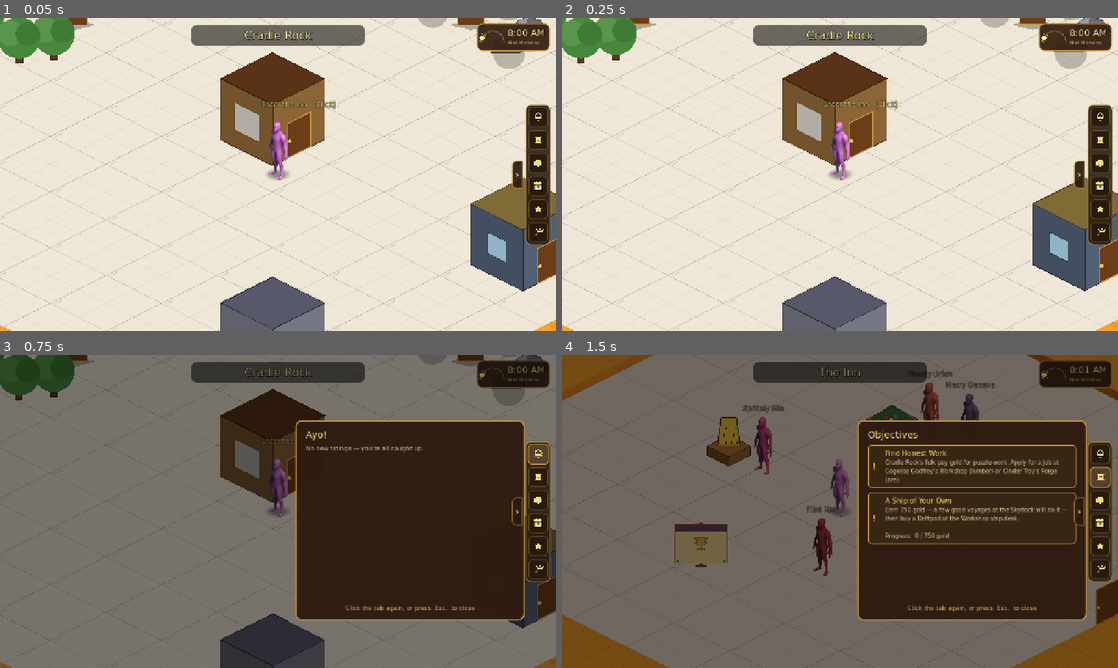
Above: before the commit, frames 1-4 (two rows, left to right).
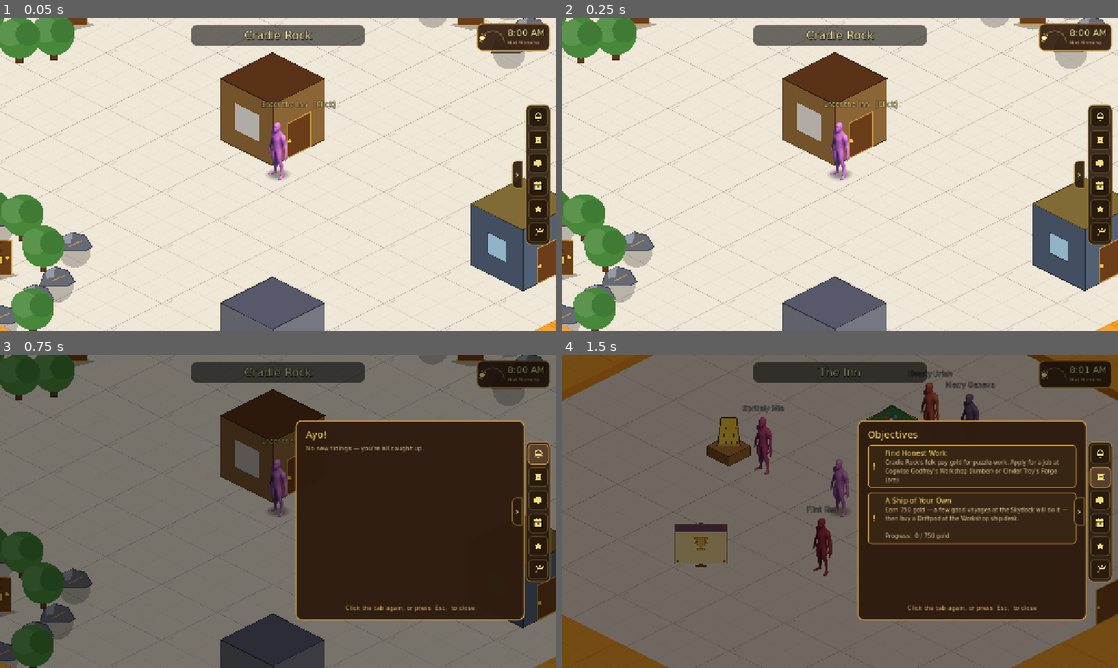
Above: after the commit, the same moments.

Repository: TairoyZone/shivaliva-shanty
Game: Godot game, scene res://tools/shot_scenes.tscn
The game is run twice, just before and just after one commit, with the same random seed, the same clock (stepped at 60 frames per second) and the same inputs. This scene is started directly instead of the project's main scene.
Inputs (mouse positions are in pixels of both pictures, inside the frame that each line leads up to):
- Up to frame 1 (0.05 s): no input
- Up to frame 2 (0.25 s): no input
- Up to frame 3 (0.75 s): click "0" at 0.5 s
- Up to frame 4 (1.5 s): click (1101, 477) at 1.27 s

The runs differ from the first frame. In frame 1, 4.0% of the frame differs, in the area x 0-17%, y 55-100%; in frame 2, 4.0%; in frame 3, 4.0%; in frame 4, nothing differs.

Commit message:
feat(progression): key items lock the Mine / Grove / Jungle doors
Three gated doors on Cradle Rock, each opened by an earned KEY item kept in the
backpack (Troy 2026-06-16):
- Mine door  -> key_mine,  earned by applying for the digging job at the Forge
- Grove door -> key_grove, earned by applying for the lumber job at the Workshop
- Jungle Ordeal door -> key_jungle, earned by clearing the Cradle Gym ladder

Pieces:
- ITEM_DEFS: key_mine/key_grove/key_jungle (max_stack 1, value 0) + a procedural
  KeyIcon (tinted per key) shown in the backpack
- PlayerState.grant_key (idempotent) — called at the job-apply (_set_hired) +
  ladder_complete; a load-time backfill mints keys for saves that earned the
  hire/champion BEFORE keys existed
- Door: required_key + locked_hint exports; a padlock draws over a locked door,
  and clicking it shows the hint (how to earn the key) instead of changing scene
- shore.tscn: the three doors carry their required_key + hint

Verified: parse + a headless test (grant idempotent, door locks/unlocks by key,
ladder clear grants the jungle key) + screenshots (padlock on the Mine door, the
three keys in the backpack).

Co-Authored-By: Claude Opus 4.8 (1M context) <noreply@anthropic.com>

Diff:
--- a/autoloads/player_state.gd
+++ b/autoloads/player_state.gd
@@ -149,12 +149,21 @@
 ## The canonical item id for raw ore (mined at the Mine, delivered to
 ## Cinder Troy at the Forge).
 const ITEM_ORE : String = "ore"
+## Door KEYS — earned items (1 max), kept forever; each unlocks a gated door on Cradle Rock. Mine = apply
+## for the digging job (Forge); Grove = apply for the lumber job (Workshop); Jungle = beat the gym ladder.
+## See [method grant_key] + the [Door] `required_key`.
+const KEY_MINE : String = "key_mine"
+const KEY_GROVE : String = "key_grove"
+const KEY_JUNGLE : String = "key_jungle"
 ## Per-item definitions. max_stack is how many fit in one slot — Troy
 ## chose a "tight" backpack (small stacks) so space pressure is felt
 ## early and expansion matters.
 const ITEM_DEFS : Dictionary = {
 	"wood": {"name": "Wood", "max_stack": 50, "value": 1},   # value = the canonical delivery sale rate (WOOD_TO_GOLD_RATE),
 	"ore": {"name": "Ore", "max_stack": 50, "value": 2},     # so NPC barter can never out-pay the dedicated delivery sinks
+	"key_mine": {"name": "Mine Key", "max_stack": 1, "value": 0},     # keys are kept, not sold (value 0)
+	"key_grove": {"name": "Grove Key", "max_stack": 1, "value": 0},
+	"key_jungle": {"name": "Jungle Key", "max_stack": 1, "value": 0},
 }
 ## Fallback stack cap for any item missing from ITEM_DEFS.
 const DEFAULT_MAX_STACK : int = 50
@@ -734,6 +743,8 @@
 	gym_ladder_beats.append(who)
 	_save()
 	check_new_trophies()   # clearing the top earns the Gym Champion trophy — toast it the moment it lands
+	if ladder_complete():
+		grant_key(KEY_JUNGLE)   # beating the gym hands you the Jungle Key — unlocks the Jungle Ordeal door
 	return true
 
 ## The next rung to fight (the first roster member not yet beaten), or "" if the ladder is cleared.
@@ -1050,6 +1061,19 @@
 		var iname : String = String((ITEM_DEFS.get(item_id, {}) as Dictionary).get("name", item_id.capitalize()))
 		log_event("+%d %s" % [count - remaining, iname], Color(0.78, 0.92, 0.7))
 	return remaining
+
+
+## Hand the player a door KEY (idempotent — at most one of each; kept forever). The key lands in the
+## backpack and unlocks its [Door] (`required_key`). No-op + returns false if already held. Used at the
+## job-apply (Mine/Grove keys) + the gym-ladder clear (Jungle key) + the load-time backfill.
+func grant_key(key_id: String) -> bool:
+
+	if item_count(key_id) > 0:
+		return false
+	add_item(key_id, 1)   # toasts "+1 <Key>" + lands it in the bag
+	var kname : String = String((ITEM_DEFS.get(key_id, {}) as Dictionary).get("name", "A key"))
+	log_event("%s in hand — it unlocks a door on Cradle Rock for good." % kname, Color(0.96, 0.86, 0.4))
+	return true
 
 
 ## Remove up to [param count] of [param item_id]. Returns the amount
@@ -2570,6 +2594,15 @@
 					inventory[i] = {"id": w, "count": 1}
 					break
 		owned_weapons = [SkirmishWeapon.DEFAULT_WEAPON]
+	# Door-keys backfill (2026-06-16): older saves earned the hire / gym-champion BEFORE keys existed, so
+	# they hold no key item and would be locked out. Mint the keys their progress already entitles them to.
+	# Direct slot inserts (skip add_item's toast/log — silent on load) only when the bag lacks the key.
+	for pair in [[hired_at_forge, KEY_MINE], [hired_at_workshop, KEY_GROVE], [ladder_complete(), KEY_JUNGLE]]:
+		if bool(pair[0]) and item_count(String(pair[1])) == 0:
+			for i in inventory.size():
+				if (inventory[i] as Dictionary).is_empty():
+					inventory[i] = {"id": String(pair[1]), "count": 1}
+					break
 	_suppress_save = false
 	# Mark already-earned trophies as seen so loading never spam-toasts; only live earns notify.
 	_seed_trophies_seen()
--- a/buildings/workshop/hiring_board/hiring_board.gd
+++ b/buildings/workshop/hiring_board/hiring_board.gd
@@ -184,8 +184,10 @@
 
 	if job == Job.FORGE:
 		PlayerState.hired_at_forge = true
+		PlayerState.grant_key(PlayerState.KEY_MINE)     # the digging job hands you the Mine Key
 	else:
 		PlayerState.hired_at_workshop = true
+		PlayerState.grant_key(PlayerState.KEY_GROVE)    # the lumber job hands you the Grove Key
 
 
 func _on_close_pressed() -> void:
--- a/interface/inventory_panel/inventory_panel.gd
+++ b/interface/inventory_panel/inventory_panel.gd
@@ -1014,12 +1014,23 @@
 
 
 # Per-item icon. Wood/ore reuse the procedural icons; unknown items get a placeholder swatch.
+## Per-key metal hue so the three door keys read apart in the backpack (the [KeyIcon] tint).
+const KEY_TINTS : Dictionary = {
+	"key_mine": Color(0.66, 0.70, 0.76, 1.0),    # iron grey — the Mine
+	"key_grove": Color(0.55, 0.78, 0.42, 1.0),   # mossy green — the Grove
+	"key_jungle": Color(0.95, 0.78, 0.32, 1.0),  # gold — the Jungle Ordeal
+}
+
 func _make_item_icon(item_id: String) -> Control:
 
 	if item_id == PlayerState.ITEM_WOOD:
 		return WoodIcon.new()
 	if item_id == PlayerState.ITEM_ORE:
 		return OreIcon.new()
+	if item_id.begins_with("key_"):   # door keys — one icon, tinted per key so they read apart
+		var k : KeyIcon = KeyIcon.new()
+		k.key_tint = KEY_TINTS.get(item_id, Color(0.95, 0.82, 0.32, 1.0))
+		return k
 	if PlayerState.is_weapon(item_id):   # weapons are items now — draw their weapon icon
 		var w : WeaponIcon = WeaponIcon.new()
 		w.weapon_id = item_id
--- /dev/null
+++ b/interface/key_icon.gd
@@ -0,0 +1,46 @@
+## Procedural KEY icon — a small Control drawn via [_draw], no texture. A classic key: a round bow (head)
+## with a hole, a shaft, and a two-tooth bit. The [member key_tint] sets the metal hue so the three door
+## keys (Mine / Grove / Jungle) read apart at a glance in the backpack. Used by [InventoryPanel] for any
+## "key_*" item. Resize via [member custom_minimum_size]; the key fills the smallest dimension, centred.
+@tool
+class_name KeyIcon
+extends Control
+
+## The key's metal hue (set per key type by the inventory panel).
+@export var key_tint : Color = Color(0.95, 0.82, 0.32, 1.0) :
+	set(value):
+		key_tint = value
+		queue_redraw()
+
+
+func _ready() -> void:
+
+	custom_minimum_size = Vector2(36.0, 36.0)
+	mouse_filter = Control.MOUSE_FILTER_STOP
+	resized.connect(queue_redraw)
+
+
+func _draw() -> void:
+
+	var s : float = minf(size.x, size.y)
+	var c : Vector2 = size * 0.5
+	var metal : Color = key_tint
+	var dark : Color = metal.darkened(0.5)
+
+	# Bow (round head) near the top, with a hole.
+	var bow : Vector2 = c + Vector2(0.0, -s * 0.24)
+	draw_circle(bow, s * 0.20, metal)
+	draw_circle(bow, s * 0.20, dark)  # rim is drawn over below; this seeds the outline feel
+	draw_circle(bow, s * 0.17, metal)
+	draw_circle(bow, s * 0.085, dark)  # the hole
+
+	# Shaft — a thick vertical stem from the bow down past centre.
+	var shaft_top : Vector2 = bow + Vector2(0.0, s * 0.10)
+	var shaft_bot : Vector2 = c + Vector2(0.0, s * 0.36)
+	var sw : float = maxf(2.5, s * 0.11)
+	draw_line(shaft_top, shaft_bot, metal, sw)
+
+	# Bit (teeth) — two notches stepping off the bottom-right of the shaft.
+	var tx : float = shaft_bot.x + sw * 0.4
+	draw_rect(Rect2(tx, shaft_bot.y - s * 0.06, s * 0.16, s * 0.06), metal)
+	draw_rect(Rect2(tx, shaft_bot.y - s * 0.17, s * 0.11, s * 0.06), metal)
--- a/levels/door/door.gd
+++ b/levels/door/door.gd
@@ -26,6 +26,14 @@
 ## (spawn_offset is inherited from [Interactable] — set it per-instance
 ## in the inspector. (0, 40) works for doors on a building front; flip to
 ## (0, -60) for an inward-facing door that lands the player inside.)
+
+## LOCKED door: the inventory item id (a "key_*", see [PlayerState.ITEM_DEFS]) the player must HOLD to open
+## this door. Empty = always open. Keys are earned + kept forever, so a door unlocks PERMANENTLY once you
+## have the key. A padlock draws over a locked door, and clicking it shows [member locked_hint] instead of
+## changing scene. See [method PlayerState.grant_key].
+@export var required_key : String = ""
+## What the "it's locked" popup says — name the key + where to earn it.
+@export_multiline var locked_hint : String = "It's locked. You'll need the right key."
 
 ## Door dimensions for the placeholder. FRONT uses these as a slab w/h;
 ## SIDE variants use DOOR_W as the extent ALONG the iso wall and DOOR_H
@@ -78,6 +86,10 @@
 		return
 	if target_scene.is_empty():
 		return
+	# LOCKED — you don't hold the key yet. Tell the player how to earn it; don't change scene.
+	if _is_locked():
+		Overlay.show_lore("Locked", locked_hint)
+		return
 	if not target_spawn_anchor.is_empty():
 		PlayerState.request_spawn_at_anchor(target_spawn_anchor)
 	Audio.play_sfx("whoosh")   # the door transition whoosh
@@ -100,6 +112,32 @@
 			_draw_side(frame_color, 1.0)
 		WallFacing.LEFT:
 			_draw_side(frame_color, -1.0)
+	# A padlock over any locked door (in the editor too, so a designer sees which doors gate).
+	if _is_locked() or (Engine.is_editor_hint() and not required_key.is_empty()):
+		_draw_padlock()
+
+
+# True at RUNTIME when this door needs a key the player doesn't hold yet. The editor never locks
+# (PlayerState isn't running there); the padlock there is just a design-time marker.
+func _is_locked() -> bool:
+
+	if Engine.is_editor_hint() or required_key.is_empty():
+		return false
+	return PlayerState.item_count(required_key) <= 0
+
+
+# A small brass padlock centred on the door face — the "you need a key" tell.
+func _draw_padlock() -> void:
+
+	var p : Vector2 = Vector2(0.0, -DOOR_H * 0.55)
+	var body : Color = Color(0.88, 0.74, 0.30, 1.0)
+	var dark : Color = Color(0.28, 0.20, 0.09, 1.0)
+	draw_arc(p + Vector2(0.0, -7.0), 8.0, PI, TAU, 16, dark, 4.0)   # shackle
+	var body_rect : Rect2 = Rect2(p.x - 11.0, p.y, 22.0, 17.0)
+	draw_rect(body_rect, body)
+	draw_rect(body_rect, dark, false, 2.0)
+	draw_circle(p + Vector2(0.0, 7.0), 3.0, dark)                   # keyhole
+	draw_rect(Rect2(p.x - 1.3, p.y + 7.0, 2.6, 5.0), dark)
 
 
 # Vertical wooden slab + flat threshold diamond. Origin = foot of door.
--- a/levels/shore/shore.tscn
+++ b/levels/shore/shore.tscn
@@ -82,6 +82,8 @@
 target_scene = "res://levels/forest/forest.tscn"
 target_spawn_anchor = "ToShore"
 marker_label = "To the Grove"
+required_key = "key_grove"
+locked_hint = "The grove path is locked. Apply for the lumber job at the Workshop — Cogwise Godfrey hands you the Grove Key with it."
 
 [node name="Trees" type="Node2D" parent="YSortNode2D/ToForest" unique_id=2116011873]
 y_sort_enabled = true
@@ -116,6 +118,8 @@
 target_scene = "res://levels/mine/mine.tscn"
 target_spawn_anchor = "ToShore"
 marker_label = "To the Mine"
+required_key = "key_mine"
+locked_hint = "The Mine is locked. Apply for the digging job at the Forge — Cinder Troy hands you the Mine Key with it."
 
 [node name="Boulders" type="Node2D" parent="YSortNode2D/ToMine" unique_id=1520059860]
 y_sort_enabled = true
@@ -151,6 +155,77 @@
 [node name="Boulder8" parent="YSortNode2D/ToMine/Boulders" unique_id=2062122306 instance=ExtResource("11_1n1ob")]
 position = Vector2(176, -56)
 size_variation = 1.2
+
+[node name="JungleEntry" parent="YSortNode2D" unique_id=2119106129 instance=ExtResource("10_door")]
+position = Vector2(-632, 256)
+target_scene = "uid://cq7126vj7do7h"
+target_spawn_anchor = "ForestExit"
+marker_label = "Into the Jungle Ordeal"
+spawn_offset = Vector2(0, -60)
+required_key = "key_jungle"
+locked_hint = "The Jungle Ordeal is sealed. Become Gym Champion at the Cradle Gym to earn the Jungle Key."
+
+[node name="Boulders" type="Node2D" parent="YSortNode2D/JungleEntry" unique_id=881768003]
+y_sort_enabled = true
+
+[node name="Boulder" parent="YSortNode2D/JungleEntry/Boulders" unique_id=1601825587 instance=ExtResource("11_1n1ob")]
+position = Vector2(-104, -80)
+size_variation = 1.2
+
+[node name="Boulder2" parent="YSortNode2D/JungleEntry/Boulders" unique_id=1317693181 instance=ExtResource("11_1n1ob")]
+position = Vector2(0, -112)
+size_variation = 1.2
+
+[node name="Boulder3" parent="YSortNode2D/JungleEntry/Boulders" unique_id=28129019 instance=ExtResource("11_1n1ob")]
+position = Vector2(8, 112)
+size_variation = 1.2
+
+[node name="Boulder4" parent="YSortNode2D/JungleEntry/Boulders" unique_id=177429198 instance=ExtResource("11_1n1ob")]
+position = Vector2(136, 24)
+size_variation = 1.2
+
+[node name="Boulder5" parent="YSortNode2D/JungleEntry/Boulders" unique_id=322663458 instance=ExtResource("11_1n1ob")]
+position = Vector2(88, 64)
+size_variation = 1.2
+
+[node name="Boulder6" parent="YSortNode2D/JungleEntry/Boulders" unique_id=234579225 instance=ExtResource("11_1n1ob")]
+position = Vector2(-80, -128)
+size_variation = 1.2
+
+[node name="Boulder7" parent="YSortNode2D/JungleEntry/Boulders" unique_id=725062577 instance=ExtResource("11_1n1ob")]
+position = Vector2(-88, -32)
+size_variation = 1.2
+
+[node name="Boulder8" parent="YSortNode2D/JungleEntry/Boulders" unique_id=1807197562 instance=ExtResource("11_1n1ob")]
+position = Vector2(176, -56)
+size_variation = 1.2
+
+[node name="Trees" type="Node2D" parent="YSortNode2D/JungleEntry" unique_id=2015408246]
+y_sort_enabled = true
+
+[node name="ForestTree" parent="YSortNode2D/JungleEntry/Trees" unique_id=149602460 instance=ExtResource("10_170tr")]
+position = Vector2(80, 136)
+
+[node name="ForestTree3" parent="YSortNode2D/JungleEntry/Trees" unique_id=1711191419 instance=ExtResource("10_170tr")]
+position = Vector2(-24, -96)
+
+[node name="ForestTree8" parent="YSortNode2D/JungleEntry/Trees" unique_id=1244788009 instance=ExtResource("10_170tr")]
+position = Vector2(-72, -24)
+
+[node name="ForestTree4" parent="YSortNode2D/JungleEntry/Trees" unique_id=1741803285 instance=ExtResource("10_170tr")]
+position = Vector2(56, -80)
+
+[node name="ForestTree5" parent="YSortNode2D/JungleEntry/Trees" unique_id=1898528378 instance=ExtResource("10_170tr")]
+position = Vector2(104, -8)
+
+[node name="ForestTree6" parent="YSortNode2D/JungleEntry/Trees" unique_id=271462311 instance=ExtResource("10_170tr")]
+position = Vector2(-160, -40)
+
+[node name="ForestTree7" parent="YSortNode2D/JungleEntry/Trees" unique_id=1783955247 instance=ExtResource("10_170tr")]
+position = Vector2(-48, 80)
+
+[node name="ForestTree2" parent="YSortNode2D/JungleEntry/Trees" unique_id=272030747 instance=ExtResource("10_170tr")]
+position = Vector2(-160, 40)
 
 [node name="UI" type="CanvasLayer" parent="." unique_id=1533197401]
 layer = 5
Not shown, added: interface/key_icon.gd.uid
